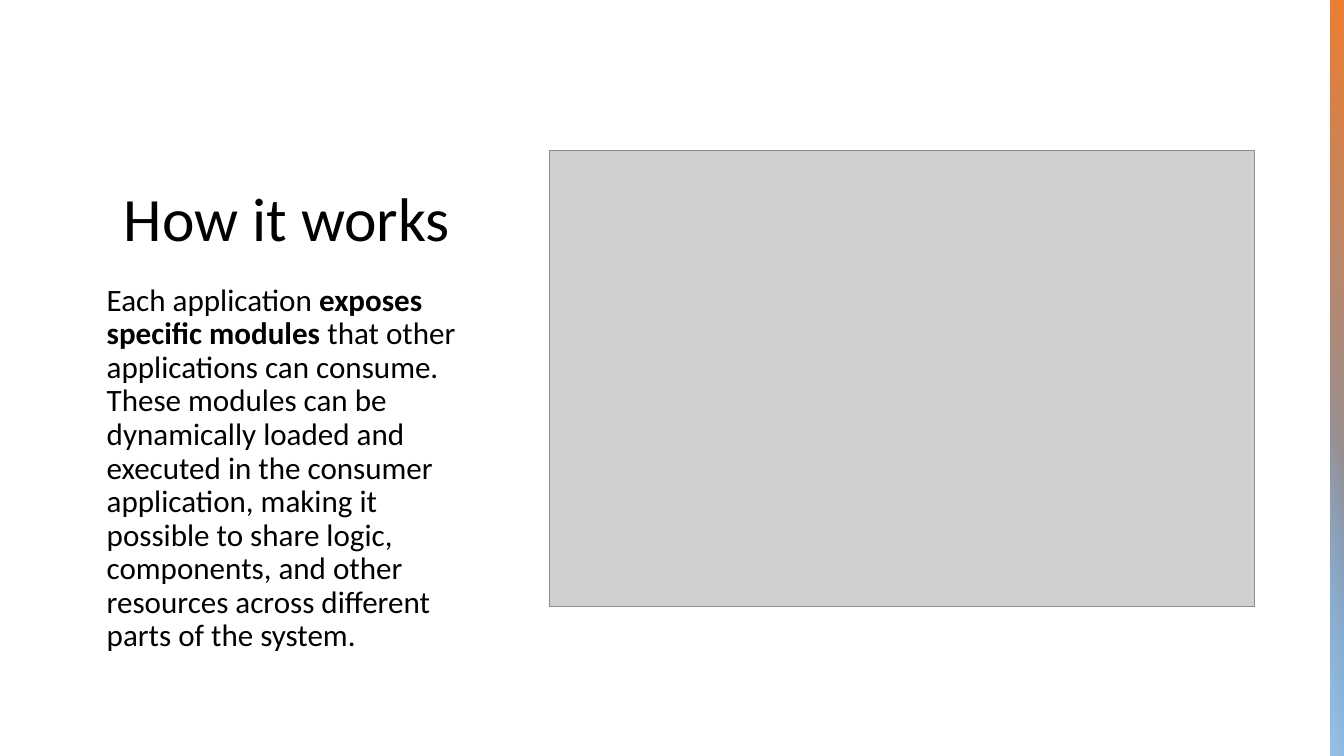
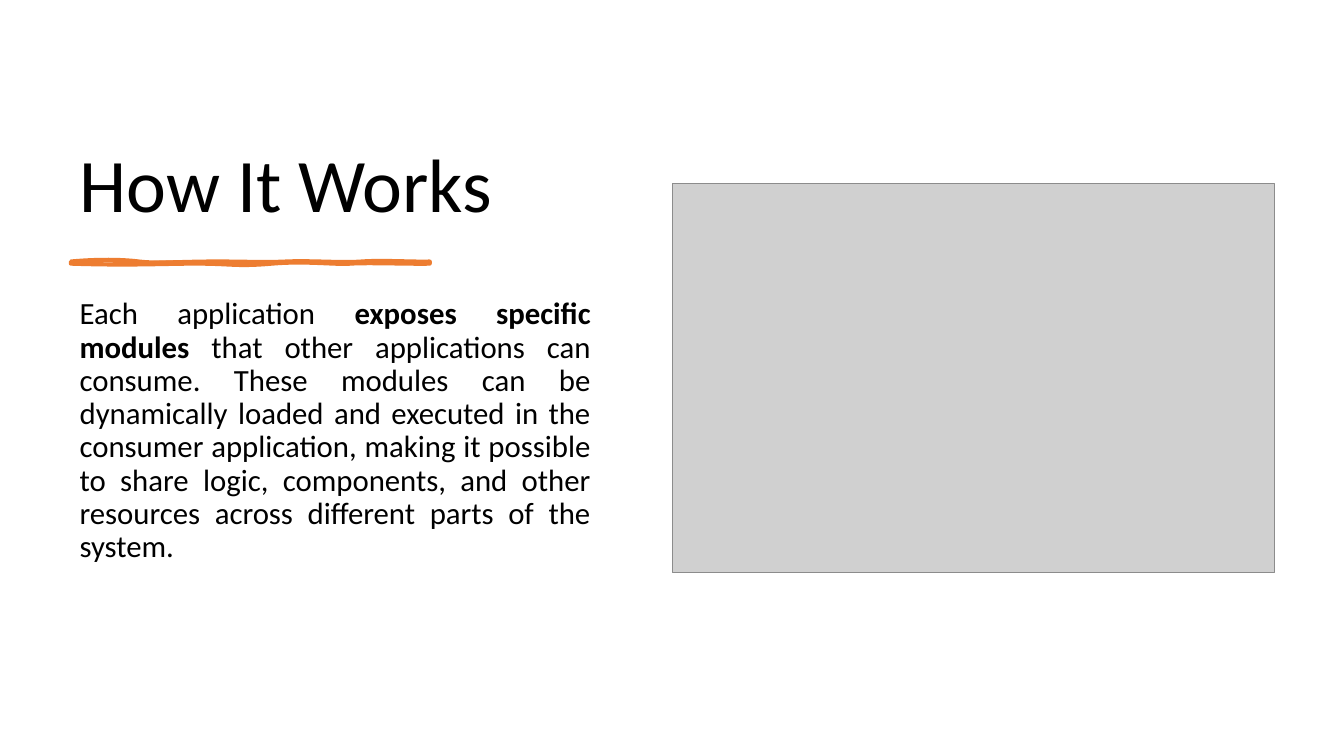
Before and after one commit to stevensamir20/Module-Federation, a slide deck: slide 5 of Module Federation.pptx (slide 3 before the commit). Drawn at 1344x756 pixels with LibreOffice and Linux fonts; fonts in the diff are those of the drawing; grey boxes stand for pictures. Boxes give left, top, right and bottom in pixels: in the first picture for what was removed or moved away, otherwise in the second. Text is boxed around its words. In the diff, an @@ line names an element or a change of style, - is before the commit and + after.

```diff
--- a/Module Federation.pptx
+++ b/Module Federation.pptx
@@ rectangle removed at (1331,0,1344,756) @@
@@ title at (80,159,493,213): text changed; size 44 to 54 pt @@
-How it works
+How It Works
@@ picture: place and size @@
-picture at (549,150,1254,606)
+picture at (673,184,1274,574)
@@ freeform shape added at (71,262,430,264), fill #ED7D31, outline #ED7D31 3 pt @@
@@ text "Each application exposes specific modules ...": place and size @@
-text "Each application exposes specific modules ..." at (107,289,455,651)
+text "Each application exposes specific modules ..." at (80,302,591,562)
@@ text "Each application exposes specific modules ..." at (80,302,591,562): size 22.2 to 22 pt; alignment left to justified @@
@@ rectangle removed at (1331,389,1344,756) @@
```
Also in this commit, not shown: 6 other slides changed, 9 slides added, 3 other files.
